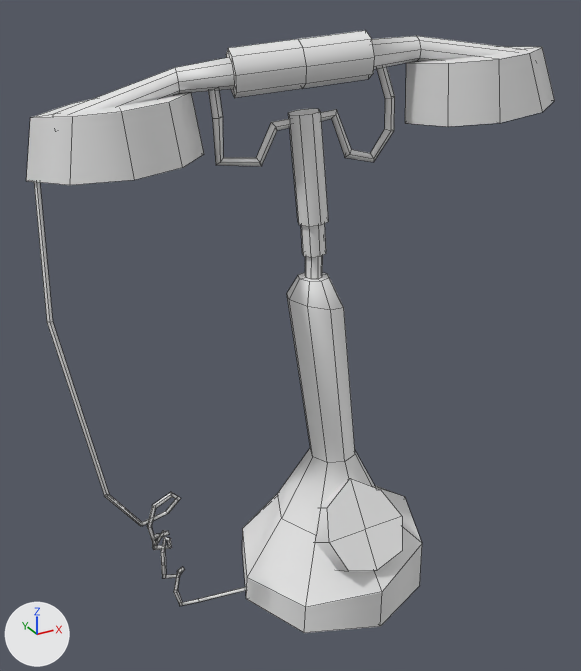
Two versions of the FBX model Assets/Models/Decoration/Telefon/telefon.fbx, one commit apart.
Before and after are seen from a camera (50 mm lens) standing at (-0.504, -0.805, 0.533) and looking at (-0.053, 0.014, 0.123). Lighting does not change. The marker at lower left points along +X, +Y and +Z. The older version comes first. Mesh edges are drawn as thin lines. Where no turn or scale is listed for an object, it has been applied to the vertices.
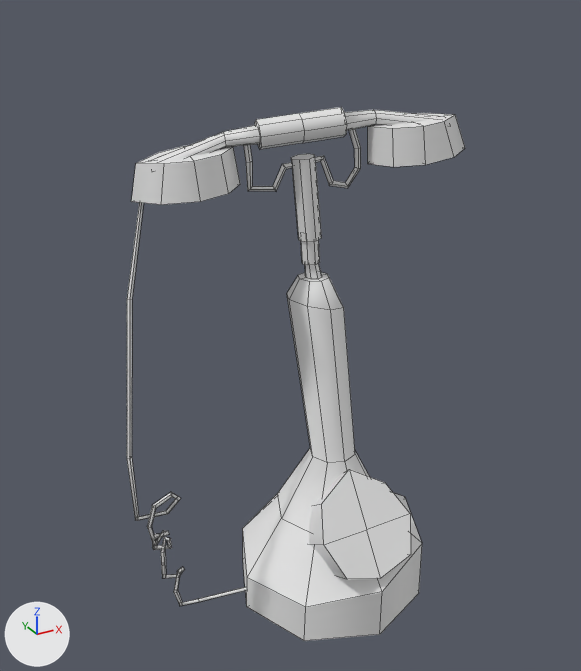
The change, as a diff of the scene's bpy script:
```diff
--- a/Assets/Models/Decoration/Telefon/telefon.fbx.py
+++ b/Assets/Models/Decoration/Telefon/telefon.fbx.py
@@ me_cylinder @@
 # used by ob_cylinder; location = (0.0, 0.0, 0.0)
 # before: 271 (-0.344, 0.026, 0.195) at pixel (49, 322), 272 (-0.346, 0.03, 0.194) at pixel (46, 322), 273 (-0.342, 0.032, 0.194), 274 (-0.34, 0.028, 0.195) at pixel (52, 321), 275 (-0.311, -0.01, -0.02) at pixel (107, 496)
 # before: 276 (-0.313, -0.006, -0.021) at pixel (104, 496), 277 (-0.31, -0.003, -0.02), 278 (-0.308, -0.007, -0.019) at pixel (109, 494)
-me_cylinder.from_pydata(...)  # 375 vertices, 325 faces; spans x -0.346..0.259, y -0.134..0.134, z -0.264..0.484
-me_cylinder.vertices[267].co = (-0.33, 0.071, 0.347)
-me_cylinder.vertices[268].co = (-0.332, 0.075, 0.346)
-me_cylinder.vertices[269].co = (-0.328, 0.077, 0.345)
-me_cylinder.vertices[270].co = (-0.326, 0.073, 0.346)
-me_cylinder.vertices[279].co = (-0.272, -0.007, -0.078)  # pixel (142, 526)
-me_cylinder.vertices[280].co = (-0.273, -0.003, -0.08)  # pixel (140, 526)
-me_cylinder.vertices[281].co = (-0.271, 0.0, -0.077)  # pixel (140, 522)
-me_cylinder.vertices[282].co = (-0.27, -0.004, -0.075)  # pixel (142, 522)
+me_cylinder.from_pydata(...)  # 375 vertices, 325 faces; spans x -0.282..0.151, y -0.134..0.134, z -0.271..0.404
+# me_cylinder part 1: the loose piece of 16 vertices spanning x -0.046..-0.013, y -0.015..0.015, z 0.231..0.285 is scaled about its middle by 0.764, then moved by (-0.004, 0.0, -0.017)
+# me_cylinder part 2: the loose piece of 16 vertices spanning x -0.062..-0.011, y -0.019..0.019, z 0.27..0.401 is scaled about its middle by 0.764, then moved by (-0.002, 0.0, -0.035)
+# me_cylinder part 3: the loose piece of 44 vertices spanning x -0.147..0.063, y -0.029..0.032, z 0.338..0.45 is scaled about its middle by 0.644, then moved by (-0.001, 0.0, -0.049)
+# me_cylinder part 4: the loose piece of 18 vertices spanning x -0.339..-0.154, y -0.022..0.12, z 0.339..0.425 is scaled about its middle by 0.644, then moved by (0.072, -0.017, -0.044)
+# me_cylinder part 5: the loose piece of 72 vertices spanning x -0.312..0.221, y -0.096..0.096, z 0.381..0.484 is scaled about its middle by 0.644, then moved by (0.0, 0.0, -0.062)
+# me_cylinder part 6: the loose piece of 18 vertices spanning x 0.072..0.259, y -0.123..0.019, z 0.383..0.463 is scaled about its middle by 0.644, then moved by (-0.075, 0.019, -0.059)
+# me_cylinder part 7: 26 of 375 vertices moved; they spanned x -0.131..0.137, y -0.134..0.134, z -0.257..-0.072 and now span x -0.131..0.137, y -0.134..0.134, z -0.271..-0.059; mean shift (0.0, 0.007, -0.01); largest move (0.003, -0.008, -0.11) -> (0.003, 0.022, -0.128)
+# me_cylinder part 8
+for i in [*range(275, 279)]: me_cylinder.vertices[i].co += Vector((0.031, 0.0, 0.042))
+for i in [*range(271, 275)]: me_cylinder.vertices[i].co += Vector((0.091, 0.0, 0.01))
+me_cylinder.vertices[267].co = (-0.219, 0.054, 0.319)
+me_cylinder.vertices[268].co = (-0.221, 0.057, 0.318)
+me_cylinder.vertices[269].co = (-0.218, 0.059, 0.317)
+me_cylinder.vertices[270].co = (-0.216, 0.056, 0.318)
+me_cylinder.vertices[279].co = (-0.277, -0.007, -0.068)  # pixel (137, 520)
+me_cylinder.vertices[280].co = (-0.279, -0.003, -0.069)  # pixel (135, 520)
+me_cylinder.vertices[281].co = (-0.276, 0.0, -0.067)
+me_cylinder.vertices[282].co = (-0.274, -0.004, -0.065)  # pixel (138, 516)
+# me_cylinder part 9: 8 of 375 vertices moved; they spanned x -0.039..-0.018, y -0.011..0.011, z 0.24 and now span x -0.041..-0.024, y -0.008..0.009, z 0.228; mean shift (-0.004, 0.0, -0.012); largest move (-0.018, 0.0, 0.24) -> (-0.024, 0.0, 0.228)
```

Changed parts and their boxes [x1, y1, x2, y2] in the pictures (581 x 671 px; the box of a moved part takes in the faces that stretch with it):
'Cylinder', reshaped (36% narrower, 11% shorter): before [26, 30, 555, 633]; after [127, 107, 465, 641]
part 1 of me_cylinder, moved or reshaped: before [301, 224, 326, 257]; after [301, 240, 320, 265]
part 2 of me_cylinder, moved or reshaped: before [288, 109, 329, 227]; after [291, 154, 322, 242]
part 3 of me_cylinder, moved or reshaped: before [208, 67, 395, 166]; after [244, 129, 361, 191]
part 4 of me_cylinder, moved or reshaped: before [26, 92, 204, 185]; after [131, 146, 240, 205]
part 5 of me_cylinder, moved or reshaped: before [55, 30, 522, 114]; after [150, 107, 443, 161]
part 6 of me_cylinder, moved or reshaped: before [405, 47, 555, 127]; after [368, 113, 465, 167]
part 7 of me_cylinder, moved or reshaped: before [242, 478, 422, 633]; after [243, 469, 422, 641]
part 8 of me_cylinder, moved or reshaped: before [34, 182, 167, 526]; after [127, 202, 167, 521]
part 9 of me_cylinder, moved or reshaped: before [305, 256, 323, 279]; after [305, 263, 322, 279]
